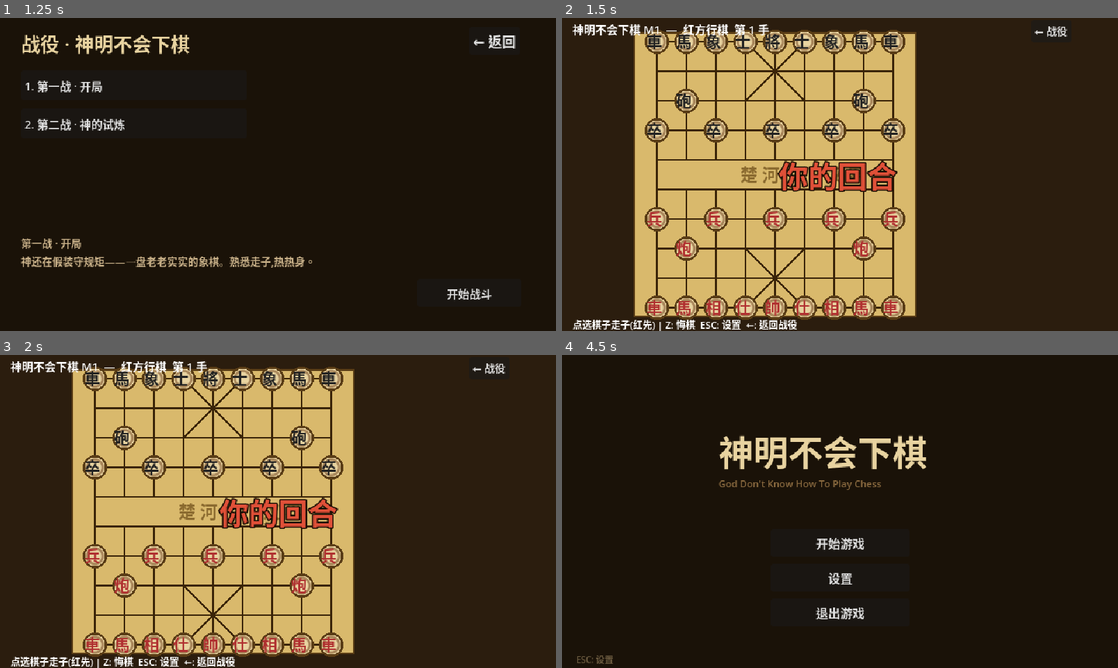
Above: before the commit, frames 1-4 (two rows, left to right).
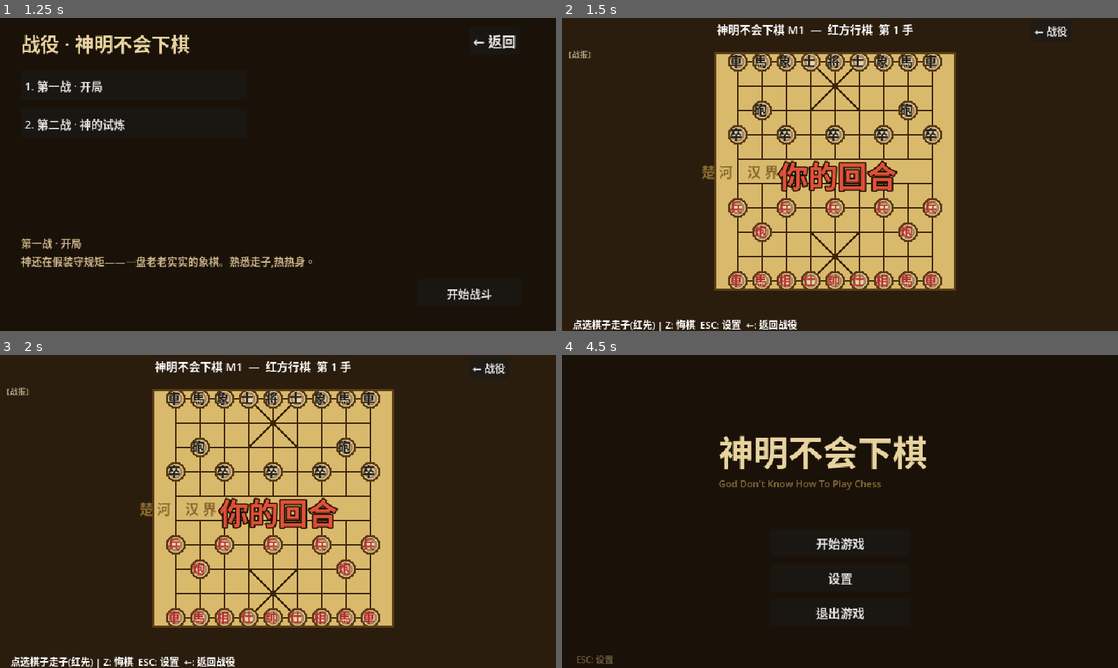
Above: after the commit, the same moments.

Repository: Ryu-Lee/GodDonotKnowHowToPlayChess
Game: Godot game, scene res://presentation/main.tscn
Two runs of this game, one before a commit and one after it. Both use one fixed random seed, a clock stepped at 60 frames per second and the inputs below.
Inputs:
- Up to frame 1 (1.25 s): click "开始游戏" at 0.5 s
- Up to frame 2 (1.5 s): click "开始战斗" at 1.25 s
- Up to frame 3 (2 s): no input
- Up to frame 4 (4.5 s): click "← 战役" at 2 s; click "开始战斗" at 2.75 s; click "← 战役" at 3.5 s; click "← 返回" at 4.25 s

Frame 1 is identical in both runs. In frame 2, 34% of the frame differs, in the area x 1-71%, y 2-97%; in frame 3, 34%; in frame 4, nothing differs.

Commit message:
Add single-piece-per-turn lock and left-side battle log
Engine:
- Match.turn_piece: once a piece acts in a turn, only that piece
  may act again (move+attack) until the turn passes; enforced in
  submit economy gate and legal_moves_for, restored on undo replay
- AISearch root actions filtered by turn_piece
- Action gains round/ended_turn stamps; damage_log entries gain
  killed flag — battle log groups actions by round

Presentation:
- Left panel battle log: "回合N: 我方骑士 移到(x,y) 攻击 士",
  rebuilt from history (undo/restart safe), last ~26 lines
- Board shrunk (cell 34→28) and recentered to make room;
  piece glyphs and hp pips rescaled

Co-Authored-By: Daedalus (GLM-5.3) <noreply@daedalus.com>

Diff:
--- a/engine/action.gd
+++ b/engine/action.gd
@@ -18,6 +18,10 @@
 var damage_log: Array = []
 ## 本行动是否消费了 limited 地形次数(悔棋时返还)。
 var consumed_pass := false
+## 行动归属回合(1 基,提交时盖戳;重放序列一致,戳不变)。
+var round := 0
+## 本行动是否结束了自己回合(演出/历史分组用)。
+var ended_turn := false
 
 func _init(p: Piece, tx: int, ty: int, k: int = Kind.MOVE, tgt: Piece = null) -> void:
 	piece = p
--- a/engine/ai_search.gd
+++ b/engine/ai_search.gd
@@ -20,10 +20,11 @@
 ## 选出当前方最佳行动(移动或攻击)。无行动返回 null。
 ## acted:本回合已行动记录(Match.acted)——经济已耗尽的行动不再入选,
 ## 否则 AI 连续应手时会反复挑已消费的攻击,submit 拒绝 => 死循环。
+## turn_piece:本回合已行动棋子(单子操作锁)——其他棋子的行动不再入选。
 func pick_action(state: MatchState, rules: RuleSet, faction: String,
-		acted: Dictionary = {}) -> Action:
+		acted: Dictionary = {}, turn_piece: Piece = null) -> Action:
 	nodes = 0
-	var acts := _root_actions(state, rules, faction, acted)
+	var acts := _root_actions(state, rules, faction, acted, turn_piece)
 	if acts.is_empty():
 		return null
 	_sort_actions(state, acts)
@@ -95,9 +96,10 @@
 
 ## 根节点行动:走法过引擎合法性闸(不送将),保证 try_move 必被接受;
 ## 攻击由 Combat 生成即为合法(攻击不位移,无送将概念)。
-## acted:经济过滤——已移动棋子的走法与已攻击棋子的攻击剔除。
+## acted / turn_piece:经济与单子操作锁过滤——已移动棋子的走法、
+## 已攻击棋子的攻击、锁定期内其他棋子的全部行动剔除。
 func _root_actions(state: MatchState, _rules: RuleSet, faction: String,
-		acted: Dictionary = {}) -> Array[Action]:
+		acted: Dictionary = {}, turn_piece: Piece = null) -> Array[Action]:
 	var out: Array[Action] = []
 	var moved_ids := {}
 	var attacked_ids := {}
@@ -108,11 +110,13 @@
 		if rec.get("attacked", false):
 			attacked_ids[pid] = true
 	for mv in MoveGen.all_legal_moves(state, faction):
-		if not moved_ids.has(mv.piece.get_instance_id()):
+		if not moved_ids.has(mv.piece.get_instance_id()) \
+				and (turn_piece == null or mv.piece == turn_piece):
 			out.append(mv)
 	for p in state.pieces:
 		if p.alive and p.faction == faction and p.type.action_economy == "tactics" \
-				and not attacked_ids.has(p.get_instance_id()):
+				and not attacked_ids.has(p.get_instance_id()) \
+				and (turn_piece == null or p == turn_piece):
 			out.append_array(Combat.all_attacks(state, p))
 	return out
 
--- a/engine/combat.gd
+++ b/engine/combat.gd
@@ -172,9 +172,11 @@
 
 static func _deal(act: Action, target: Piece, dmg: int) -> void:
 	target.hp -= dmg
+	var killed := target.hp <= 0
 	act.damage_log.append({
-		"piece": target, "dmg": dmg, "x": target.x, "y": target.y
+		"piece": target, "dmg": dmg, "x": target.x, "y": target.y,
+		"killed": killed
 	})
-	if target.hp <= 0:
+	if killed:
 		target.hp = 0
 		target.alive = false
--- a/engine/match.gd
+++ b/engine/match.gd
@@ -13,6 +13,9 @@
 var result: int = WinCond.Result.ONGOING
 ## 本回合 tactics 棋子已行动记录 {piece_instance_id: {"moved": bool, "attacked": bool}}。
 var acted: Dictionary = {}
+## 本回合已行动的棋子(同回合只能操作同一棋子: tactics 棋子移动/攻击后,
+## 本回合内不可再换其他棋子行动;回合结束清空)。null = 本回合尚未有棋子行动。
+var turn_piece: Piece = null
 
 func _init(s: MatchState, r: RuleSet, ptypes: Dictionary) -> void:
 	state = s
@@ -37,6 +40,7 @@
 
 func _pass_turn() -> void:
 	acted.clear()
+	turn_piece = null
 	# 黑方行动结束 = 整回合结束:临时规则倒计时 + 神谕阶段(下一回合开始)
 	if state.turn == "black":
 		state.full_rounds += 1
@@ -64,13 +68,19 @@
 			return null
 		Combat.apply_attack(state, act)
 	history.append(act)
-	if _ends_turn(act.piece, act.kind):
+	turn_piece = act.piece
+	act.round = state.full_rounds + 1   # 1 基回合号(红先手即回合1)
+	act.ended_turn = _ends_turn(act.piece, act.kind)
+	if act.ended_turn:
 		_pass_turn()
 	result = WinCond.evaluate(state, rules)
 	return act
 
-## 行动经济闸:tactics 棋子本回合已做过的行动类型不可重复。
+## 行动经济闸:tactics 棋子本回合已做过的行动类型不可重复;
+## 且本回合已有棋子行动时,后续行动必须是同一棋子(单子操作锁)。
 func _economy_allows(act: Action) -> bool:
+	if turn_piece != null and act.piece != turn_piece:
+		return false
 	var rec: Dictionary = acted.get_or_add(act.piece.get_instance_id(), {})
 	if act.is_move() and rec.get("moved", false):
 		return false
@@ -97,6 +107,9 @@
 
 func legal_moves_for(piece: Piece) -> Array[Action]:
 	if result != WinCond.Result.ONGOING or piece.faction != state.turn:
+		return []
+	# 单子操作锁:本回合已有其他棋子行动 => 此棋子不可再动
+	if turn_piece != null and piece != turn_piece:
 		return []
 	var out: Array[Action] = []
 	var rec: Dictionary = acted.get_or_add(piece.get_instance_id(), {})
@@ -165,6 +178,7 @@
 ## (否则重放会重复扣通行次数 / 伤害翻倍)。
 func _rebuild_turn_state() -> void:
 	acted.clear()
+	turn_piece = null
 	state.move_count = 0
 	state.full_rounds = 0   # 回放重计;_pass_turn 的副作用(神谕/倒计时)不重触发
 	# 逆序返还所有已消费的 limited 通行,重放时再按当下棋盘状态重新结算
@@ -193,11 +207,15 @@
 		else:
 			Combat.apply_attack(state, act)
 		history.append(act)
-		if _ends_turn(act.piece, act.kind):
+		turn_piece = act.piece
+		act.round = state.full_rounds + 1
+		act.ended_turn = _ends_turn(act.piece, act.kind)
+		if act.ended_turn:
 			# 纯翻面 + 回合计数(不走 _pass_turn:重放不重触发神谕/临时规则倒计时)
 			if state.turn == "black":
 				state.full_rounds += 1
 			state.turn = "black" if state.turn == "red" else "red"
+			turn_piece = null
 
 func notation_log() -> Array[String]:
 	var out: Array[String] = []
--- a/presentation/battle_screen.gd
+++ b/presentation/battle_screen.gd
@@ -17,6 +17,8 @@
 var decree_label: Label
 ## 棋子信息面板(固定右侧):点任意棋子显示走法/攻击说明。
 var info_label: Label
+## 操作历史面板(固定左侧):逐回合列出双方行动。
+var history_label: Label
 ## 本关配置(campaign battles[i])。
 var battle: Dictionary = {}
 var ai: AISearch = null
@@ -49,14 +51,22 @@
 
 	# 棋子信息面板:右侧固定位置
 	info_label = Label.new()
-	info_label.position = Vector2(420, 34)
-	info_label.size = Vector2(214, 300)
-	info_label.add_theme_font_size_override("font_size", 11)
+	info_label.position = Vector2(478, 34)
+	info_label.size = Vector2(158, 300)
+	info_label.add_theme_font_size_override("font_size", 10)
 	info_label.add_theme_color_override("font_color", Color("#c8b088"))
 	add_child(info_label)
 
+	# 操作历史面板:左侧(每回合双方行动流水)
+	history_label = Label.new()
+	history_label.position = Vector2(6, 34)
+	history_label.size = Vector2(160, 306)
+	history_label.add_theme_font_size_override("font_size", 9)
+	history_label.add_theme_color_override("font_color", Color("#a89878"))
+	add_child(history_label)
+
 	status_label = Label.new()
-	status_label.position = Vector2(12, 2)
+	status_label.position = Vector2(178, 2)
 	status_label.add_theme_font_size_override("font_size", 13)
 	add_child(status_label)
 
@@ -66,7 +76,7 @@
 	add_child(hint_label)
 
 	decree_label = Label.new()
-	decree_label.position = Vector2(12, 22)
+	decree_label.position = Vector2(178, 22)
 	decree_label.add_theme_font_size_override("font_size", 12)
 	decree_label.add_theme_color_override("font_color", Color("#d9a8ff"))
 	add_child(decree_label)
@@ -267,7 +277,7 @@
 		_ai_busy = false
 		return
 	while game.result == WinCond.Result.ONGOING and game.state.turn == "black":
-		var act := ai.pick_action(game.state, game.rules, "black", game.acted)
+		var act := ai.pick_action(game.state, game.rules, "black", game.acted, game.turn_piece)
 		if act == null:
 			game.pass_if_stuck()
 			break
@@ -346,11 +356,57 @@
 	if game.result != WinCond.Result.ONGOING:
 		status_label.text = "%s  —  %s" % [title, WinCond.result_name(game.result)]
 		hint_label.text = "对局结束 | Z: 悔棋  R: 重打  ←: 返回战役"
+		_refresh_history()
 	else:
 		var side := "红方行棋" if game.state.turn == "red" else (
 			"神在思考…" if ai_on else "黑方行棋")
 		status_label.text = "%s  —  %s  第 %d 手" % [title, side, game.state.move_count + 1]
 		hint_label.text = "点选棋子走子(红先) | Z: 悔棋  ESC: 设置  ←: 返回战役"
+	_refresh_history()
+
+## 操作历史:按回合分组重演双方行动(悔棋/重打后全量重建)。
+## 行动序列由 history 顺序 + act.round/ended_turn 戳还原:
+## 同回合内行动归并为一行,如"回合3:我方骑士 移到(4,6) 攻击 士"。
+func _refresh_history() -> void:
+	var lines: Array[String] = ["【战报】"]
+	var round_no := 0
+	var round_line := ""
+	for act in game.history:
+		if act.round != round_no:
+			# 新回合开行(前一回合若有内容已入表)
+			round_no = act.round
+			round_line = "回合%d:" % round_no
+		round_line += _describe_action(act)
+		if act.ended_turn:
+			lines.append(round_line)
+			round_line = ""
+	if not round_line.is_empty():
+		lines.append(round_line)   # 进行中的半回合
+	# 只留最近 ~26 行(面板可视高度)
+	while lines.size() > 27:
+		lines.pop_front()
+	history_label.text = "\n".join(lines)
+
+## 单条行动描述(拼进回合行)。
+func _describe_action(act: Action) -> String:
+	var who := "我方" if act.piece.faction == board_view.player_faction else "对方"
+	var name := act.piece.type.display_name
+	if act.is_move():
+		if act.captured != null:
+			return " %s%s 移到(%d,%d)吃%s" % [who, name,
+				act.to_x, act.to_y, act.captured.type.display_name]
+		return " %s%s 移到(%d,%d)" % [who, name, act.to_x, act.to_y]
+	# 攻击:伤害/击杀一览
+	var hits: Array[String] = []
+	for entry in act.damage_log:
+		var t: Piece = entry["piece"]
+		if bool(entry.get("killed", false)):
+			hits.append("击杀%s" % t.type.display_name)
+		else:
+			hits.append("伤%s%d" % [t.type.display_name, int(entry["dmg"])])
+	if hits.is_empty():
+		return " %s%s 攻击落空" % [who, name]
+	return " %s%s 攻击%s" % [who, name, "、".join(hits)]
 
 func _unhandled_input(event: InputEvent) -> void:
 	if not visible:
--- a/presentation/board_view.gd
+++ b/presentation/board_view.gd
@@ -7,11 +7,12 @@
 ## 点选任意棋子(敌我皆可) => 信息面板显示说明。
 signal piece_inspected(piece: Piece)
 
-const CELL := 34          # 格距(像素,640×360 下 9×10 棋盘 = 272×306 内含边距)
-## 居中偏移:棋盘含边框 324×326;右侧留 150px 信息面板 => 板心 x = (640-150-324)/2 + 26
-const MARGIN_X := 109.0
-const MARGIN_Y := 27.0
-const PIECE_R := 14.0
+const CELL := 28          # 格距(像素,640×360 下 9×10 棋盘留出左侧历史面板)
+## 居中偏移:棋盘含边框 276×272;左侧 168px 历史面板,右侧 176px 信息面板
+## => 板心 x = 168 + (640-168-176-276)/2 + 26 = 202
+const MARGIN_X := 202.0
+const MARGIN_Y := 50.0
+const PIECE_R := 11.5
 
 var game: Match
 ## 玩家阵营(由 battle_screen 按关卡配置注入):只允许操作己方棋子。
@@ -261,8 +262,8 @@
 	if river_top >= 0:
 		var mid_y: float = (_to_screen(0, river_top).y + _to_screen(0, river_bottom).y) / 2.0
 		var font := ThemeDB.fallback_font
-		draw_string(font, Vector2(205, mid_y + 8), "楚 河          汉 界",
-			HORIZONTAL_ALIGNMENT_LEFT, -1, 20, Color("#8a6a2f"))
+		draw_string(font, Vector2(MARGIN_X - 42, mid_y + 7), "楚 河    汉 界",
+			HORIZONTAL_ALIGNMENT_LEFT, -1, 16, Color("#8a6a2f"))
 	# 九宫斜线(闭区间角点:左上-右下 / 右上-左下)
 	for faction in ["red", "black"]:
 		var r: Rect2i = b.palace_rect(faction)
@@ -310,12 +311,12 @@
 		# 多血棋子:血点显示
 		if p.type.hp > 1:
 			for i in p.hp:
-				draw_circle(c + Vector2(-6.0 + 4.0 * i, 9.0), 1.6, Color("#b03030"))
+				draw_circle(c + Vector2(-5.0 + 3.5 * i, 7.5), 1.4, Color("#b03030"))
 		var glyph: String = _glyph(p)
 		var font := ThemeDB.fallback_font
 		var col := Color("#b03030") if is_red else Color("#222222")
-		draw_string(font, c + Vector2(-PIECE_R + 2, 7), glyph,
-			HORIZONTAL_ALIGNMENT_LEFT, -1, 18, col)
+		draw_string(font, c + Vector2(-PIECE_R + 2, 5), glyph,
+			HORIZONTAL_ALIGNMENT_LEFT, -1, 15, col)
 
 ## 动画层绘制:移动滑行 / 攻击突进(棋子本体被隐藏,由这里插值绘制)。
 func _draw_anims() -> void:
@@ -391,8 +392,8 @@
 	var font := ThemeDB.fallback_font
 	var col := Color("#b03030") if is_red else Color("#222222")
 	col.a = alpha
-	draw_string(font, pos + Vector2(-PIECE_R + 2, 7), _glyph(p),
-		HORIZONTAL_ALIGNMENT_LEFT, -1, 18, col)
+	draw_string(font, pos + Vector2(-PIECE_R + 2, 5), _glyph(p),
+		HORIZONTAL_ALIGNMENT_LEFT, -1, 15, col)
 
 ## 受击红闪:半透明红罩 + 原棋子重绘于抖动位置。
 func _draw_hit_flash(p: Piece, jitter: Vector2, intensity: float) -> void:
--- a/tools/headless_test.gd
+++ b/tools/headless_test.gd
@@ -53,6 +53,7 @@
 	_test_ai_search()
 	_test_ai_search_perf()
 	_test_tactics_turn_lockup()
+	_test_turn_piece_lock()
 	print("=== Results: %d passed, %d failed ===" % [pass_count, fail_count])
 
 # ---------------------------------------------------------------- 测试用例
@@ -683,3 +684,40 @@
 	m.state.turn = "black"
 	_check(m.pass_if_stuck(), "stuck black passes turn")
 	_check(m.state.turn == "red", "turn handed to red after pass")
+
+# ---------------------------------------------------------------- 同回合单子操作锁
+
+## 一回合只许操作同一棋子:tactics 棋子移动后,换其他棋子行动被拒;
+## 悔棋重放后锁状态正确恢复。
+func _test_turn_piece_lock() -> void:
+	print("[turn piece lock]")
+	var pack := _ruleops_with_fantasy()
+	var m := Match.new(pack["state"], pack["rules"], pack["piece_types"])
+	for p in m.state.pieces:
+		if not p.type.royal:
+			p.alive = false
+	m.state.pieces.append(Piece.new(m.piece_types["knight"], "black", 4, 8))
+	m.state.pieces.append(Piece.new(m.piece_types["knight"], "black", 5, 8))
+	m.state.turn = "black"
+	# 骑士A 移动(未攻击):回合停黑方,turn_piece 锁定骑士A
+	var ka := m.state.piece_at(4, 8)
+	var kb := m.state.piece_at(5, 8)
+	var mv := m.try_move(ka, 4, 6)
+	_check(mv != null and m.state.turn == "black", "knight A moves, turn stays black")
+	_check(m.turn_piece == ka, "turn locked to knight A")
+	# 骑士B 被锁:submit 拒绝
+	_check(m.try_move(kb, 5, 6) == null, "knight B locked out (single-piece turn)")
+	# AI 根行动过滤:只含骑士A 的行动
+	var ai := AISearch.new(2)
+	var act := ai.pick_action(m.state, m.rules, "black", m.acted, m.turn_piece)
+	_check(act != null and act.piece == ka, "AI follow-up restricted to knight A")
+	# 骑士A 攻击用尽经济 => 回合交还
+	var att := m.try_attack(ka, ka.x, ka.y + 1, null)
+	_check(m.state.turn == "red" and m.turn_piece == null,
+		"turn passes and lock cleared after A's move+attack")
+	# 悔棋重放:黑方中途回合恢复,锁回到骑士A
+	m.undo_until("black")
+	_check(m.state.turn == "black" and m.turn_piece == ka,
+		"replay restores mid-turn lock on knight A")
+	# 解锁后骑士B 又可行动(重放到回合结束后)
+	_check(m.try_move(kb, 5, 6) != null, "knight B free again after turn pass")
